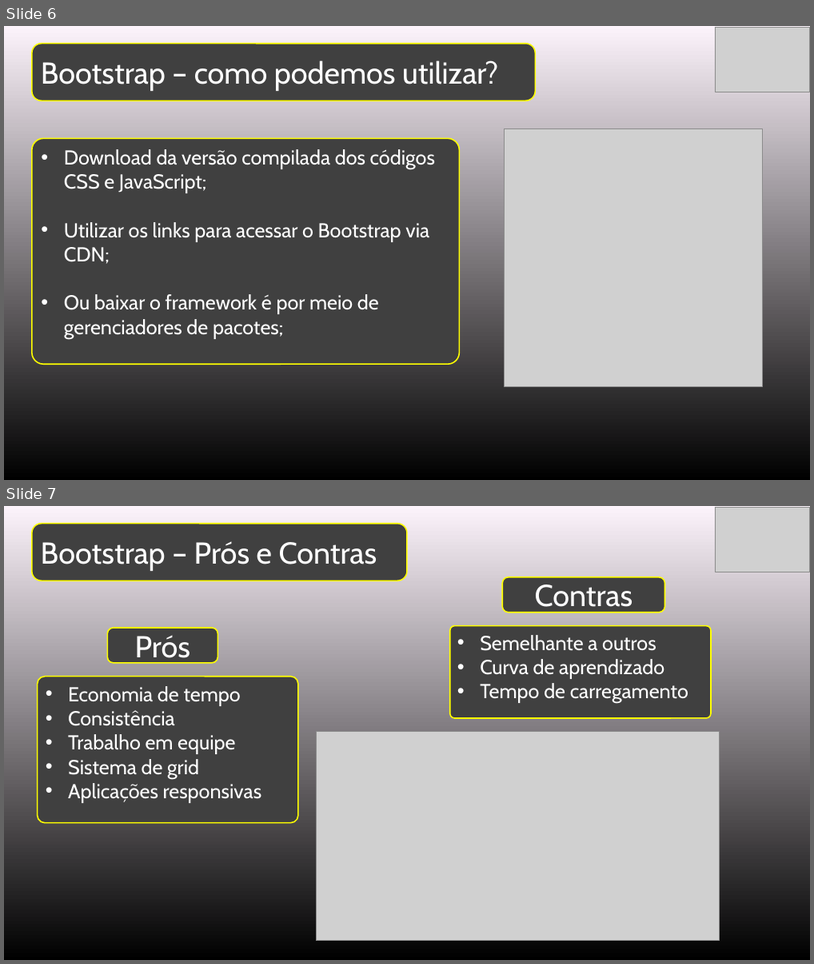
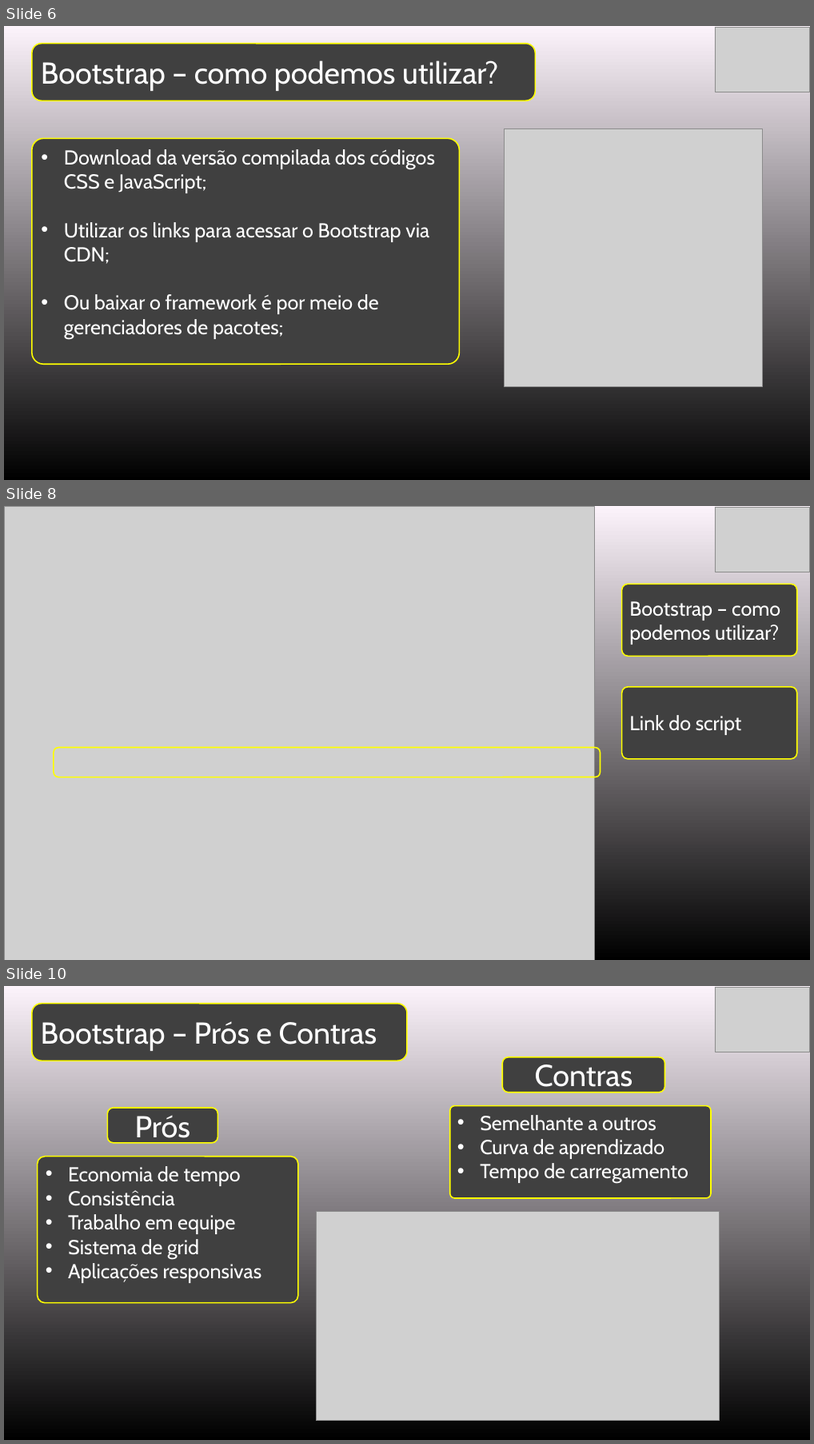
Before and after one commit to PabloGarcia48/SENAC_WebFullStack_Alunos, a slide deck: UC2-FrontEnd/PPTs/2.5-Bootstrap.pptx. Shown one above the other, each under a label of ours: slides 6 and 7 before the commit, slides 6, 8 and 10 after it; the slides between them are not shown. The pictures are 814x964 and 814x1444 pixels, drawn with LibreOffice and Linux fonts; fonts in the diff are those of the drawing; grey boxes stand for pictures. Boxes give left, top, right and bottom in pixels: in the first picture for what was removed or moved away, otherwise in the second. Text is boxed around its words. In the diff, an @@ line names an element or a change of style, - is before the commit and + after.

Commit message:
Adicionado mais um exemplo de bootstrap

```diff
--- a/UC2-FrontEnd/PPTs/2.5-Bootstrap.pptx
+++ b/UC2-FrontEnd/PPTs/2.5-Bootstrap.pptx
@@ slide 8 added at [4, 506, 810, 960], background gradient #FCF3FB to #000000 @@
@@ picture added at [5, 506, 594, 960] @@
@@ picture added at [715, 507, 810, 572] @@
@@ rounded rectangle added at [622, 584, 798, 656], fill #404040, outline #FFFF00 1.5 pt, 24 pt, text #FFFFFF @@
+Bootstrap – como podemos utilizar?
@@ rounded rectangle added at [622, 687, 798, 759], fill #404040, outline #FFFF00 1.5 pt, 24 pt, text #FFFFFF @@
+Link do script
@@ rounded rectangle added at [54, 748, 601, 777], outline #FFFF00 1.5 pt @@
@@ what was slide 7 is now slide 10 @@
```
Also in this commit, not shown: 2 other slides added, 5 other files.
